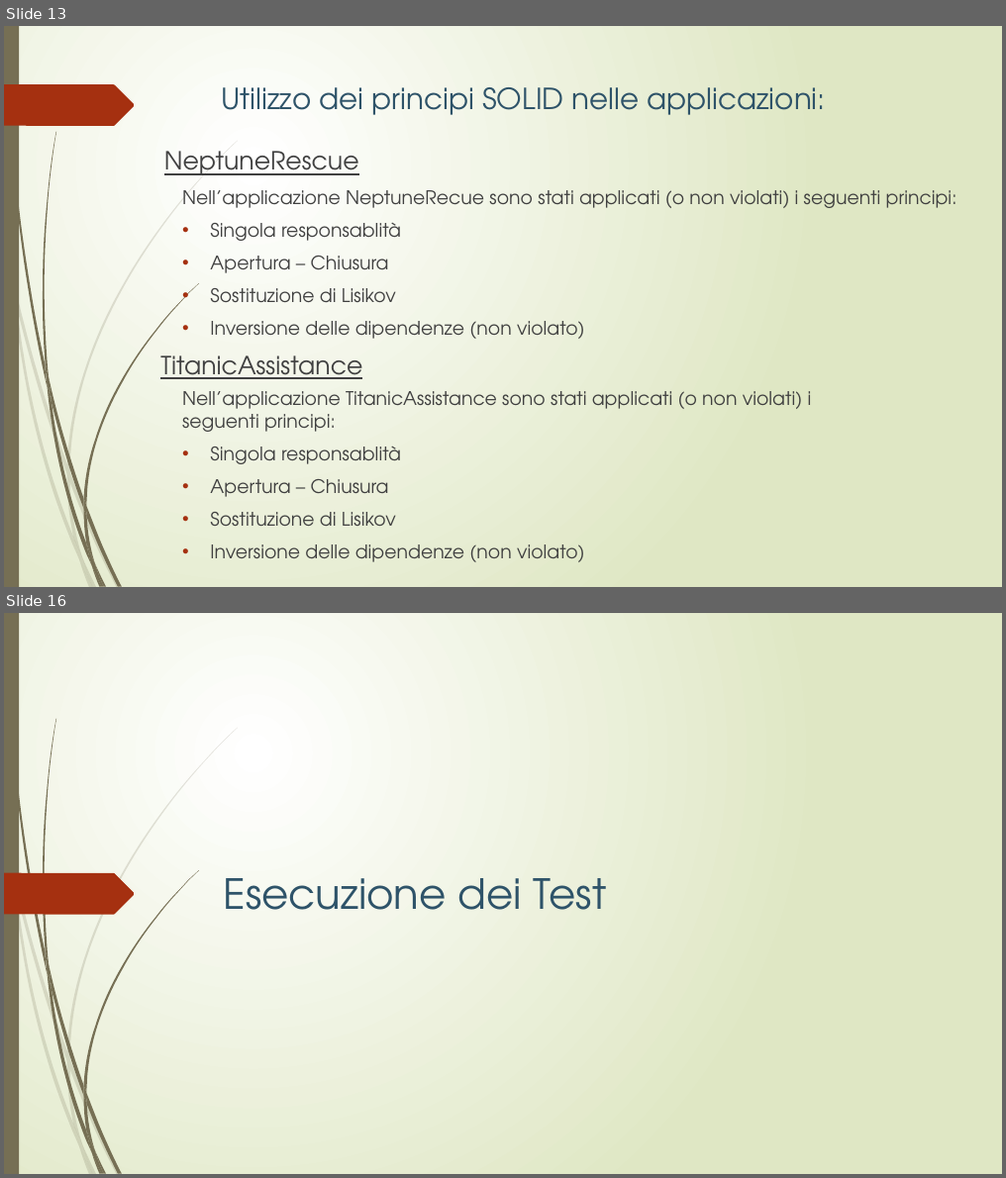
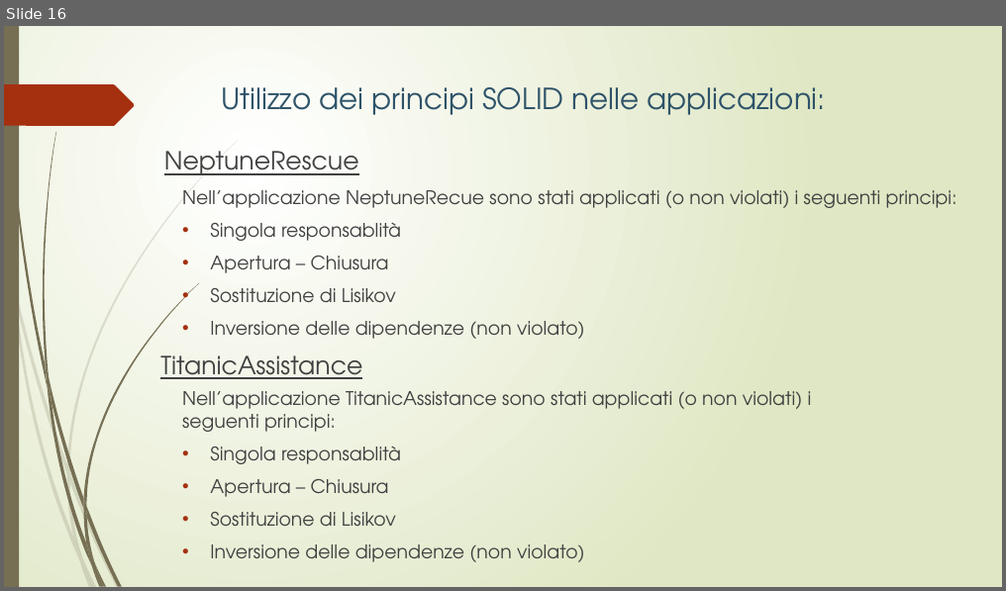
Before and after one commit to lpleo/Ingegneria_Software_2014, a slide deck: Slide/Slide Sparta.pptx. Shown one above the other, each under a label of ours: slides 13 and 16 before the commit, slide 16 after it; the slides between them are not shown. The pictures are 1006x1178 and 1006x591 pixels, drawn with LibreOffice and Linux fonts; fonts in the diff are those of the drawing. Boxes give left, top, right and bottom in pixels: in the first picture for what was removed or moved away, otherwise in the second. Text is boxed around its words. In the diff, an @@ line names an element or a change of style, - is before the commit and + after.

```diff
--- a/Slide/Slide Sparta.pptx
+++ b/Slide/Slide Sparta.pptx
@@ slide 16 removed at [4,613,1002,1174], background gradient #FFFFFF to #DFE8C4; not listed: 23 template elements that a slide beside it also shows @@
@@ freeform shape removed at [4,873,135,915] @@
@@ title removed at [224,878,606,910] @@
-Esecuzione dei Test
@@ what was slide 13 is now slide 16 @@
```
Also in this commit, not shown: 4 slides changed, 3 slides added, 1 other slide removed, 1 other file.
